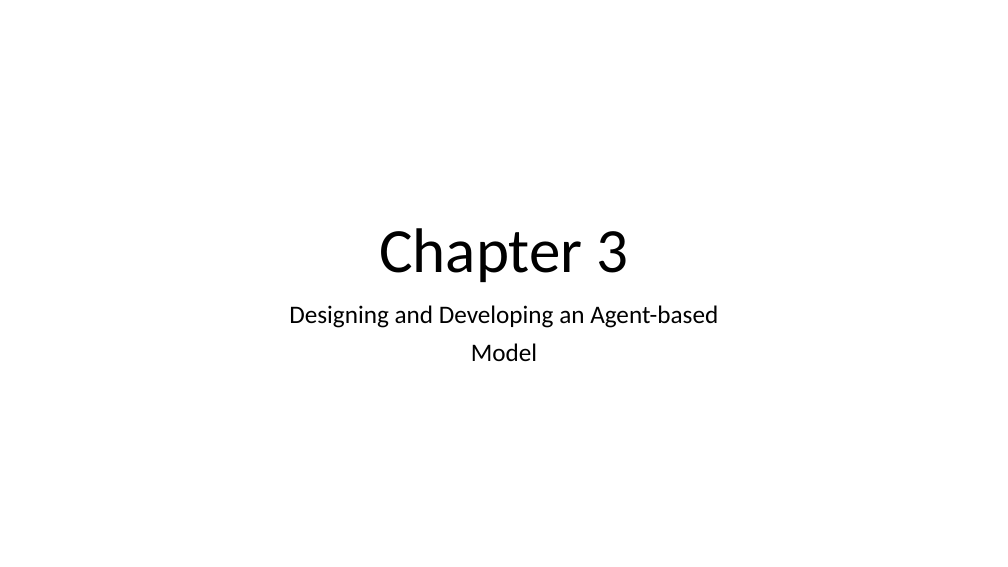
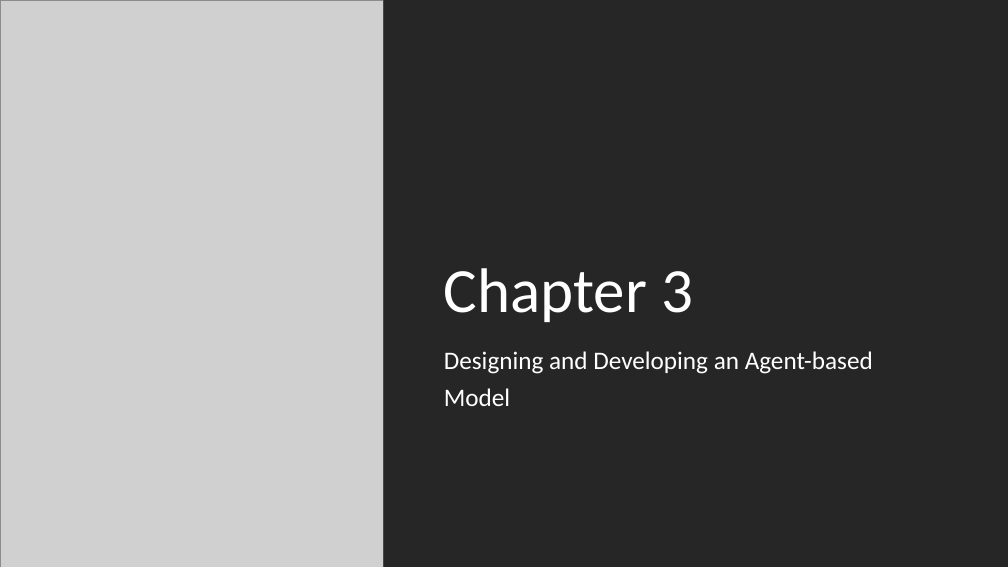
Before and after one commit to abmgis/abmgis, a slide deck: slide 1 of Chapter03-DevelopingABM/Chapter3.pptx. Drawn at 1008x567 pixels with LibreOffice and Linux fonts; fonts in the diff are those of the drawing; grey boxes stand for pictures. Boxes give left, top, right and bottom in pixels: in the first picture for what was removed or moved away, otherwise in the second. Text is boxed around its words. In the diff, an @@ line names an element or a change of style, - is before the commit and + after.

```diff
--- a/Chapter03-DevelopingABM/Chapter3.pptx
+++ b/Chapter03-DevelopingABM/Chapter3.pptx
@@ picture added at <box>0,0,383,567</box> @@
@@ rectangle added at <box>383,0,1008,567</box>, fill #262626 @@
@@ title "Chapter 3": place and size @@
-title "Chapter 3" at <box>379,228,629,282</box>
+title "Chapter 3" at <box>444,268,693,322</box>
@@ title "Chapter 3" at <box>444,268,693,322</box>: text colour #000000 to #FFFFFF; alignment centre to left @@
@@ subtitle "Designing and Developing an Agent-based" at <box>444,351,873,406</box>: text colour #000000 to #FFFFFF; alignment centre to left @@
@@ subtitle "Designing and Developing an Agent-based": place and size @@
-subtitle "Designing and Developing an Agent-based" at <box>289,305,718,361</box>
+subtitle "Designing and Developing an Agent-based" at <box>444,351,873,406</box>
```
Also in this commit, not shown: 2 slides added, 4 other files.
